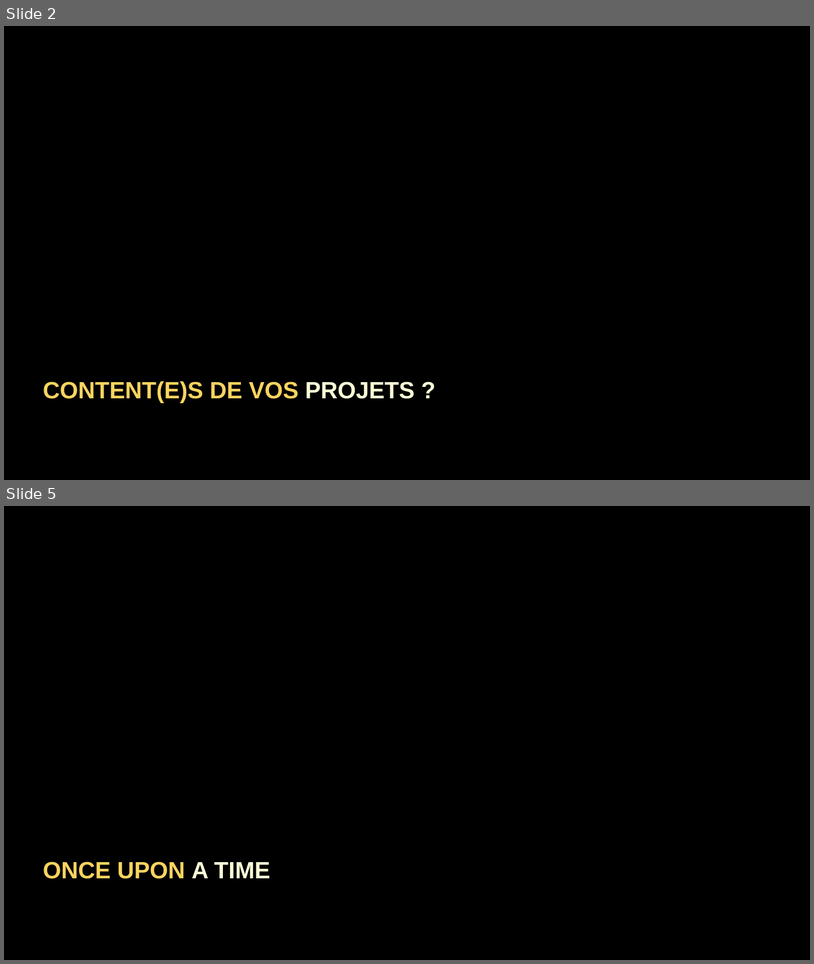
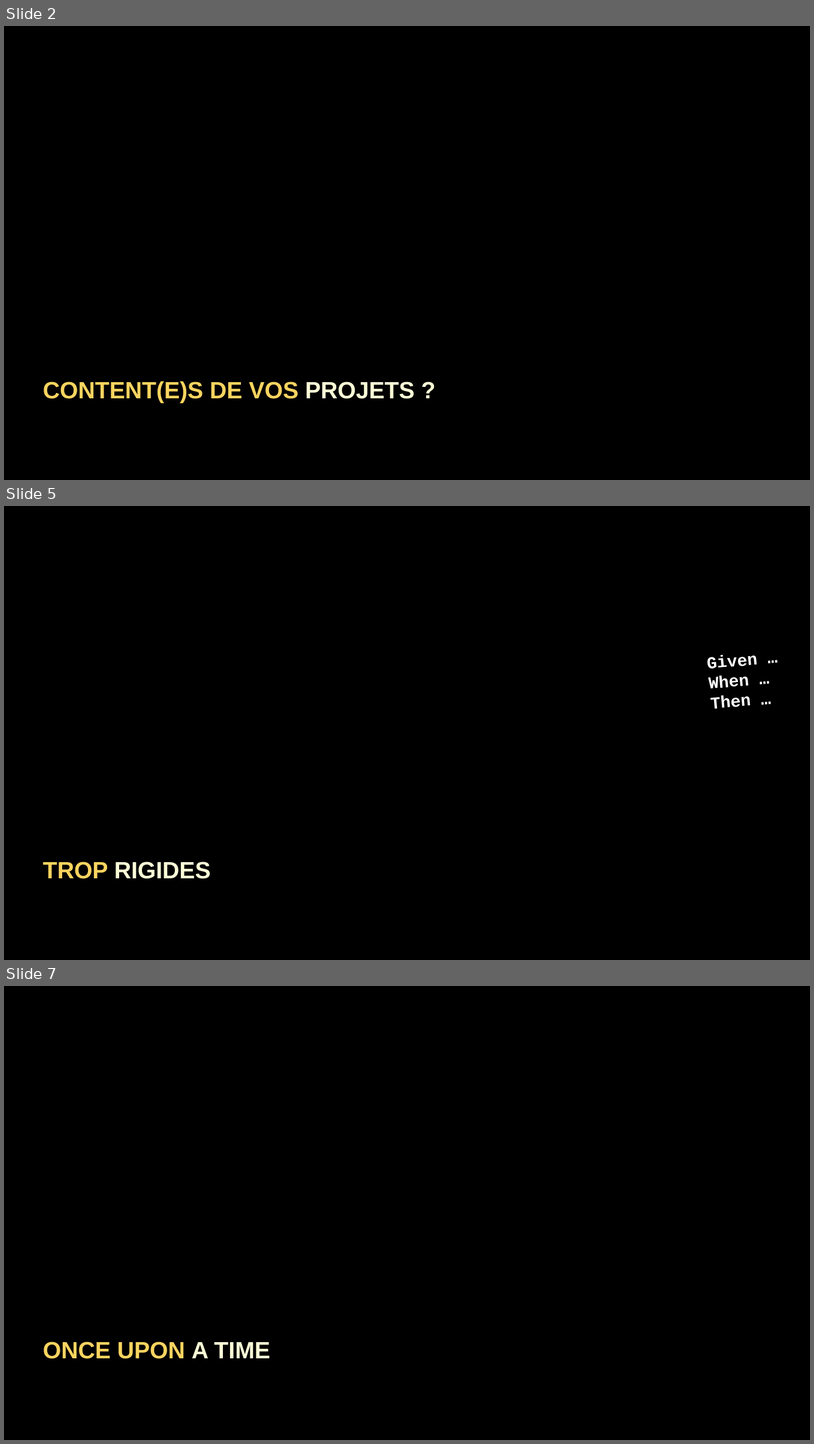
Before and after one commit to tpierrain/talk-de-l-autre-cote-du-miroir, a slide deck: DeLAutreCoteDuMiroir.pptx. Shown one above the other, each under a label of ours: slides 2 and 5 before the commit, slides 2, 5 and 7 after it; the slides between them are not shown. The pictures are 814x964 and 814x1444 pixels, drawn with LibreOffice and Linux fonts; fonts in the diff are those of the drawing; background and template pictures are left out. Boxes give left, top, right and bottom in pixels: in the first picture for what was removed or moved away, otherwise in the second. Text is boxed around its words. In the diff, an @@ line names an element or a change of style, - is before the commit and + after.

```diff
--- a/DeLAutreCoteDuMiroir.pptx
+++ b/DeLAutreCoteDuMiroir.pptx
@@ slide 5 added at [4,506,810,960], background picture (left out) @@
@@ text added at [708,655,758,709], 20 pt, text #FFFFFF, bold @@
+Given …
+When …
+Then …
@@ rectangle added at [4,826,810,912], fill #000000 at 86% opacity @@
@@ text added at [43,861,211,879], 28 pt, text #FAFCD7, bold @@
+TROP RIGIDES
@@ what was slide 5 is now slide 7 @@
```
Also in this commit, not shown: 3 slides changed, 4 other slides added, 4 other files.
